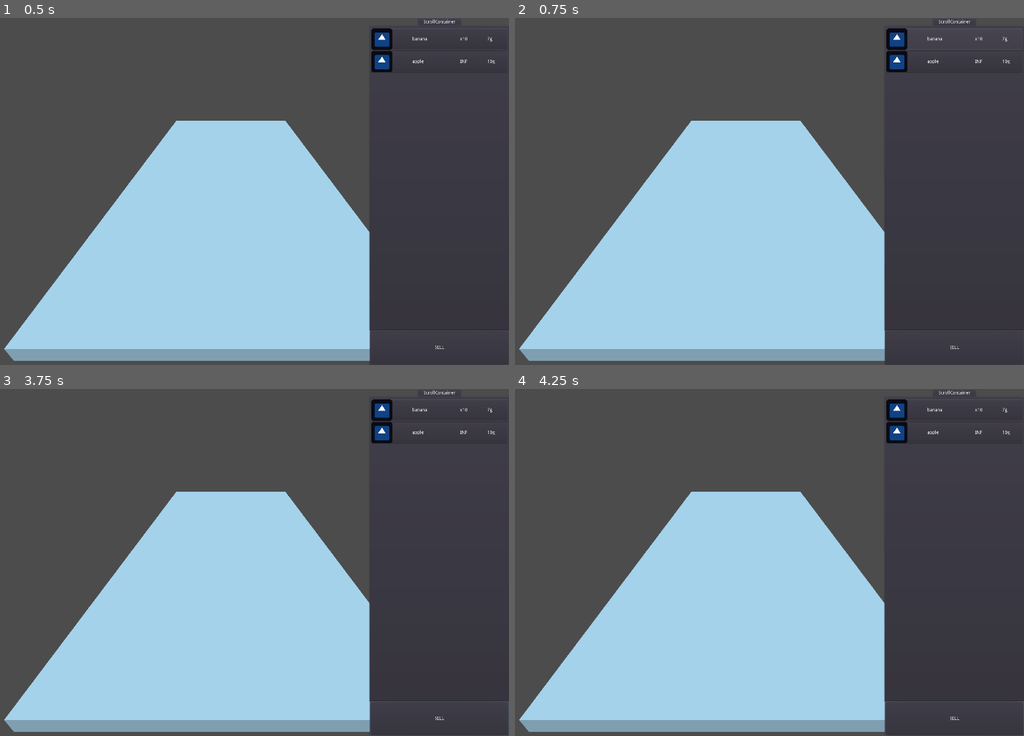
Above: before the commit, frames 1-4 (two rows, left to right).
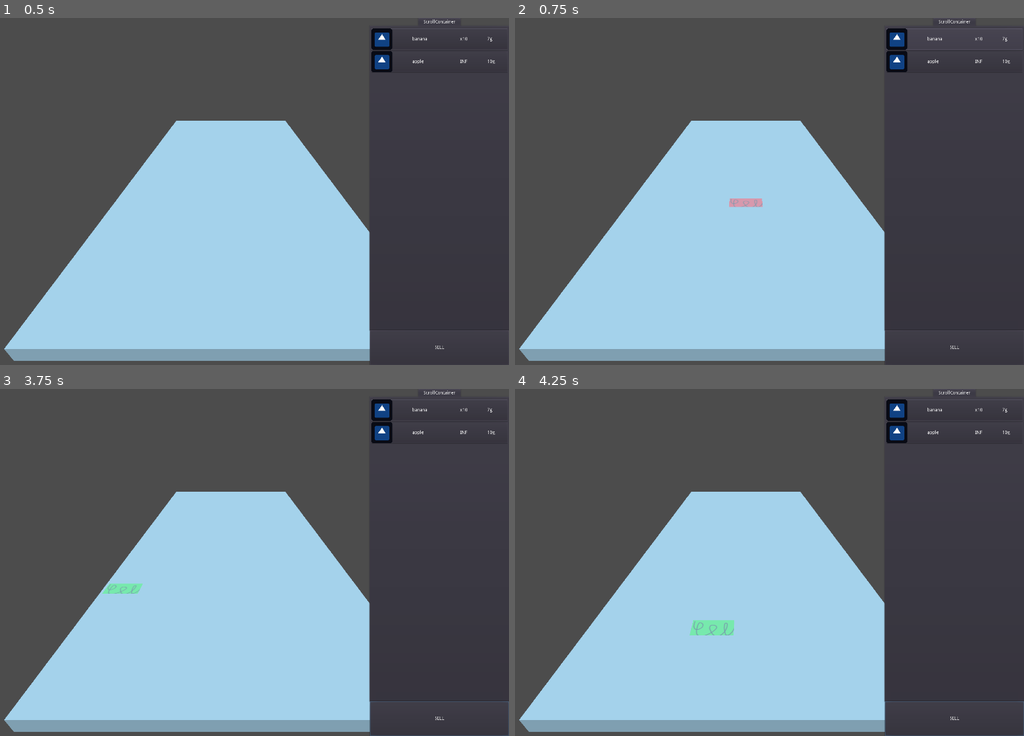
Above: after the commit, the same moments.

Repository: D-Niermann/SailingGame
Game: Godot game, scene res://test2.tscn
Two runs of this game, one before a commit and one after it. Both use one fixed random seed, a clock stepped at 60 frames per second and the inputs below. This scene is started directly instead of the project's main scene. The engine's default icon, where the game draws it, is replaced by a stand-in: a white triangle on a blue panel in a dark square.
Inputs (mouse positions are in pixels of both pictures, inside the frame that each line leads up to):
- Up to frame 1 (0.5 s): no input
- Up to frame 2 (0.75 s): click "banana" at 0.5 s
- Up to frame 3 (3.75 s): click "apple" at 1.25 s; click "SELL" at 2 s; tap Enter at 2.75 s; move the mouse to (351, 545) at 2.77 s; hold E (RotateCannonRight) 2.78-3.5 s; tap Mouse wheel down (scrollDown, bound only before the commit) at 2.85 s; click (351, 545) at 2.92 s; tap Space (centerCamera) at 3.5 s; drag from (117, 579) to (203, 631) at 3.52 s
- Up to frame 4 (4.25 s): no input

Frame 1 is identical in both runs. In frame 2, 0.2% of the frame differs, in the area x 42-49%, y 52-55%; in frame 3, 0.2%; in frame 4, 0.4%, in the area x 34-44%, y 66-71%.
Error before the commit: Attempt to call function 'instance' in base 'null instance' on a null instance. (res://placement.gd:159)

Commit message:
added classes into autoload

Diff:
--- a/Cannon.gd
+++ b/Cannon.gd
@@ -20,6 +20,7 @@
 var org_rotation
 var position3D
 var particles
+var particles_flash
 var aimCannons
 
 # Called when the node enters the scene tree for the first time.
@@ -27,6 +28,7 @@
 	camera = get_tree().get_nodes_in_group("Camera")[0]
 	org_rotation = transform.basis.get_euler().y*180/PI
 	particles = $Particles
+	particles_flash = $ParticlesFlash
 
 	line = $LineRenderer
 	line.points = []
@@ -125,6 +127,8 @@
 	return fmod(2 * difference, max_angle) - difference
 
 func doParticles():
+	particles.restart()
+	particles_flash.restart()
 	particles.emitting = true
-	particles.restart()
+	particles_flash.emitting = true
 	# yield(get_tree().create_timer(1),"timeout")
--- a/Cannon.tscn
+++ b/Cannon.tscn
@@ -1,9 +1,10 @@
-[gd_scene load_steps=14 format=2]
+[gd_scene load_steps=18 format=2]
 
 [ext_resource path="res://Sprites/cannon.png" type="Texture" id=1]
-[ext_resource path="res://addons/kenney_particle_pack/smoke_04.png" type="Texture" id=2]
+[ext_resource path="res://addons/kenney_particle_pack/smoke_07.png" type="Texture" id=2]
 [ext_resource path="res://Cannon.gd" type="Script" id=3]
 [ext_resource path="res://addons/LineRenderer/LineRenderer.tscn" type="PackedScene" id=4]
+[ext_resource path="res://addons/kenney_particle_pack/smoke_02.png" type="Texture" id=5]
 
 [sub_resource type="SpatialMaterial" id=1]
 render_priority = 1
@@ -18,40 +19,73 @@
 metallic_specular = 0.45
 
 [sub_resource type="Gradient" id=2]
-offsets = PoolRealArray( 0, 0.0404313, 0.765499, 0.781671 )
+offsets = PoolRealArray( 0, 0.0404313, 0.765499, 1 )
 colors = PoolColorArray( 0, 0, 0, 0, 1, 1, 1, 1, 1, 1, 1, 0.0304779, 1, 1, 1, 0 )
 
 [sub_resource type="GradientTexture" id=3]
 gradient = SubResource( 2 )
 
 [sub_resource type="Curve" id=4]
-max_value = 10.0
-_data = [ Vector2( 0, 7.77273 ), 0.0, 0.0, 0, 0, Vector2( 0.192893, 3.60227 ), 0.0, 0.0, 0, 0 ]
+max_value = 50.0
+_data = [ Vector2( 0, 43.4091 ), 0.0, 0.0, 0, 0, Vector2( 0.134518, 0 ), 0.0, 0.0, 0, 0 ]
 
 [sub_resource type="CurveTexture" id=5]
 curve = SubResource( 4 )
 
 [sub_resource type="Curve" id=6]
-_data = [ Vector2( 0, 0.495454 ), 0.0, 0.0, 0, 0, Vector2( 1, 0.960227 ), 0.0, 0.0, 0, 0 ]
+_data = [ Vector2( 0, 0.122727 ), 0.0, 11.8037, 0, 0, Vector2( 0.200508, 0.952273 ), 0.0723592, 0.0, 0, 0 ]
+
+[sub_resource type="CurveTexture" id=12]
+curve = SubResource( 6 )
+
+[sub_resource type="ParticlesMaterial" id=8]
+lifetime_randomness = 0.22
+spread = 2.0
+gravity = Vector3( 0, 1, -0.5 )
+initial_velocity = 20.0
+initial_velocity_random = 0.52
+damping_random = 0.31
+damping_curve = SubResource( 5 )
+angle = 456.6
+angle_random = 1.0
+scale = 2.0
+scale_random = 1.0
+scale_curve = SubResource( 12 )
+color_ramp = SubResource( 3 )
+
+[sub_resource type="QuadMesh" id=9]
+size = Vector2( 5, 5 )
+
+[sub_resource type="SpatialMaterial" id=11]
+render_priority = 1
+flags_transparent = true
+flags_unshaded = true
+flags_do_not_receive_shadows = true
+vertex_color_use_as_albedo = true
+params_billboard_mode = 3
+particles_anim_h_frames = 1
+particles_anim_v_frames = 1
+particles_anim_loop = false
+albedo_color = Color( 1, 1, 1, 0.392157 )
+albedo_texture = ExtResource( 5 )
 
 [sub_resource type="CurveTexture" id=7]
 curve = SubResource( 6 )
 
-[sub_resource type="ParticlesMaterial" id=8]
+[sub_resource type="ParticlesMaterial" id=10]
 lifetime_randomness = 0.22
 spread = 10.0
 gravity = Vector3( 0, 3, -2 )
-initial_velocity = 9.0
-initial_velocity_random = 0.42
+initial_velocity = 5.0
+initial_velocity_random = 0.83
 damping_curve = SubResource( 5 )
 angle = 263.7
 angle_random = 1.0
 scale_random = 1.0
 scale_curve = SubResource( 7 )
 color_ramp = SubResource( 3 )
-
-[sub_resource type="QuadMesh" id=9]
-size = Vector2( 5, 5 )
+hue_variation = 0.21
+hue_variation_random = 0.33
 
 [node name="Cannon" type="Spatial"]
 script = ExtResource( 3 )
@@ -72,8 +106,8 @@
 amount = 30
 lifetime = 10.0
 one_shot = true
-explosiveness = 0.98
-randomness = 0.46
+explosiveness = 0.97
+randomness = 0.5
 visibility_aabb = AABB( -181.604, -196.936, -272.78, 362.306, 395.6, 547.224 )
 local_coords = false
 process_material = SubResource( 8 )
@@ -82,8 +116,26 @@
 "_editor_description_": ""
 }
 
+[node name="ParticlesFlash" type="Particles" parent="."]
+transform = Transform( 1, 0, 0, 0, 1, 0, 0, 0, 1, 1.05527, 0, 0.00772725 )
+material_override = SubResource( 11 )
+cast_shadow = 0
+emitting = false
+amount = 10
+lifetime = 0.41
+one_shot = true
+explosiveness = 0.8
+randomness = 0.46
+visibility_aabb = AABB( -181.604, -196.936, -272.78, 362.306, 395.6, 547.224 )
+local_coords = false
+process_material = SubResource( 10 )
+draw_pass_1 = SubResource( 9 )
+__meta__ = {
+"_editor_description_": ""
+}
+
 [node name="LineRenderer" parent="." instance=ExtResource( 4 )]
-startThickness = 0.1
+transform = Transform( 1, 0, 0, 0, 1, 0, 0, 0, 1, 0, -0.404077, 0 )
 endThickness = 0.01
 drawCaps = false
 drawCorners = false
--- a/exampleItem.tscn
+++ b/exampleItem.tscn
@@ -1,6 +1,6 @@
 [gd_scene load_steps=4 format=2]
 
-[ext_resource path="res://wide.png" type="Texture" id=1]
+[ext_resource path="res://Sprites/wide.png" type="Texture" id=1]
 
 [sub_resource type="BoxShape" id=1]
 margin = 0.001
--- a/main.tscn
+++ b/main.tscn
@@ -269,7 +269,7 @@
 stringToHuman2 = "../NavMeshCont/Navigation/Human"
 pathToC1 = "../PlayerShipContainer/Ship"
 pathToC2 = "../NavMeshCont"
-a = 1.9226e+06
+a = 1.9335e+06
 
 [node name="Terrain" type="MeshInstance" parent="."]
 transform = Transform( 598.053, 1.20345, 0, -1.93904, 2.1846, 0, 0, 0, 395.96, 29.7657, -12.3204, 1.57804 )
--- a/project.godot
+++ b/project.godot
@@ -33,8 +33,8 @@
 window/size/width=1680
 window/size/height=1050
 window/size/always_on_top=true
-window/size/test_width=1680
-window/size/test_height=1050
+window/size/test_width=800
+window/size/test_height=500
 window/stretch/mode="viewport"
 window/stretch/aspect="expand"
 
@@ -109,7 +109,7 @@
 "events": [ Object(InputEventMouseButton,"resource_local_to_scene":false,"resource_name":"","device":0,"alt":false,"shi …(212 unchanged characters)…
  ]
 }
-scrollDown={
+scollDown={
 "deadzone": 0.5,
 "events": [ Object(InputEventMouseButton,"resource_local_to_scene":false,"resource_name":"","device":0,"alt":false,"shi …(212 unchanged characters)…
  ]
--- a/test2.tscn
+++ b/test2.tscn
@@ -1,6 +1,8 @@
-[gd_scene load_steps=5 format=2]
+[gd_scene load_steps=7 format=2]
 
 [ext_resource path="res://placement.gd" type="Script" id=1]
+[ext_resource path="res://economy.gd" type="Script" id=2]
+[ext_resource path="res://utility.gd" type="Script" id=3]
 [ext_resource path="res://terminal.gd" type="Script" id=4]
 
 [sub_resource type="BoxShape" id=1]
@@ -19,6 +21,12 @@
 "_edit_use_anchors_": false
 }
 
+[node name="Economy" type="Node" parent="."]
+script = ExtResource( 2 )
+
+[node name="Utility" type="Node" parent="."]
+script = ExtResource( 3 )
+
 [node name="ViewportContainer" type="ViewportContainer" parent="."]
 anchor_right = 1.0
 anchor_bottom = 1.0
@@ -29,7 +37,7 @@
 }
 
 [node name="Viewport" type="Viewport" parent="ViewportContainer"]
-size = Vector2( 1024, 600 )
+size = Vector2( 1680, 1050 )
 transparent_bg = true
 handle_input_locally = false
 render_target_update_mode = 3
@@ -90,8 +98,8 @@
 }
 
 [node name="VBoxContainer" type="VBoxContainer" parent="Interface/Shopping/TabContainer/ScrollContainer"]
-margin_right = 248.0
-margin_bottom = 504.0
+margin_right = 412.0
+margin_bottom = 909.0
 size_flags_horizontal = 3
 size_flags_vertical = 3
 
